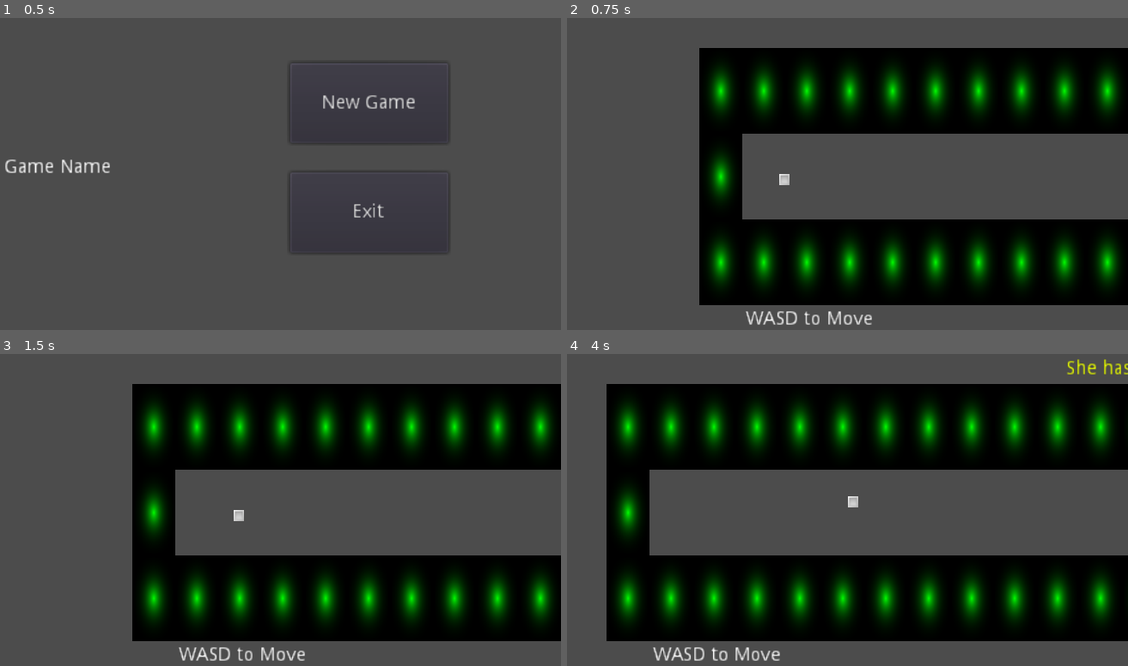
Above: before the commit, frames 1-4 (two rows, left to right).
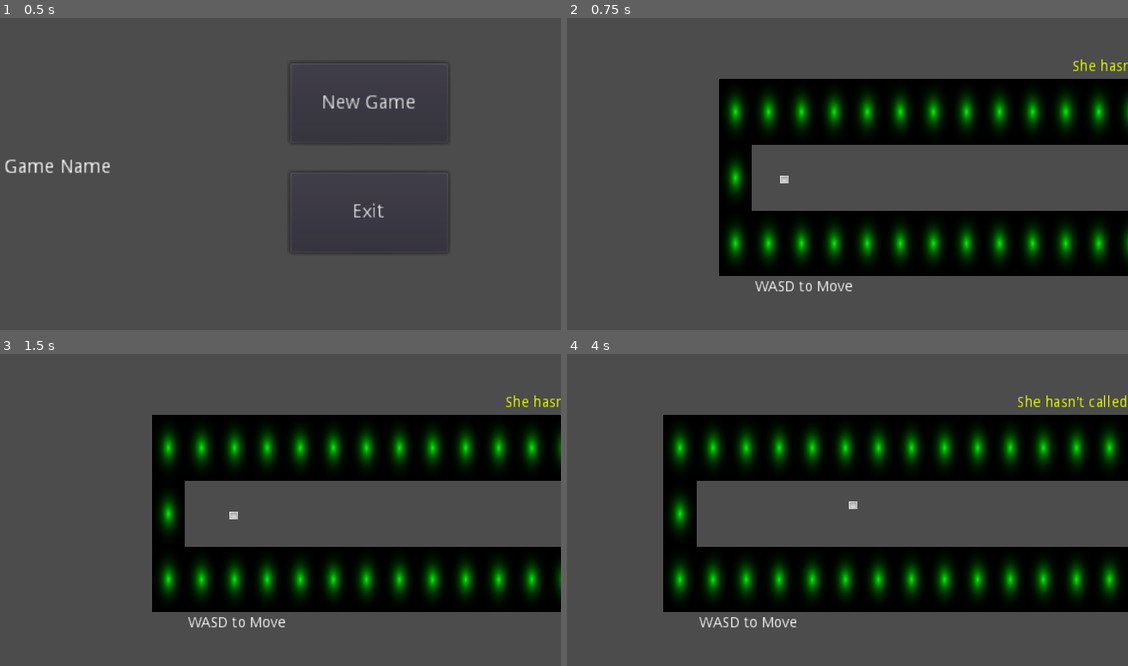
Above: after the commit, the same moments.

Repository: Screen-Punch/intd450
Game: Godot game, scene res://Levels/Main Menu.tscn
Same seed, same stepped clock (60 frames per second), same inputs: the game is played once before the commit and once after it.
Inputs:
- Up to frame 1 (0.5 s): no input
- Up to frame 2 (0.75 s): click "New Game" at 0.5 s
- Up to frame 3 (1.5 s): tap Enter at 1.25 s; hold Right (ui_right) from 1.28 s (still down)
- Up to frame 4 (4 s): release Right (ui_right) at 2.03 s; hold Down (ui_down) 2.03-2.78 s; tap Space at 2.75 s; hold Right (ui_right) 2.78-3.53 s; hold Up (ui_up) from 3.53 s (still down)

Frame 1 is identical in both runs. In frame 2, 35% of the frame differs, in the area x 23-100%, y 9-99%; in frame 3, 35%; in frame 4, 45%, in the area x 7-100%, y 1-99%.

Commit message:
Downsized large mirrors, blackened monster, slowed monster

Diff:
--- a/Levels/Level1-3.tscn
+++ b/Levels/Level1-3.tscn
@@ -1,16 +1,17 @@
-[gd_scene load_steps=7 format=2]
+[gd_scene load_steps=8 format=2]
 
 [ext_resource path="res://Scenes/tileset1.tres" type="TileSet" id=1]
 [ext_resource path="res://Scenes/player.tscn" type="PackedScene" id=2]
 [ext_resource path="res://Scenes/next_W.tscn" type="PackedScene" id=3]
 [ext_resource path="res://Scenes/Nav2D.tscn" type="PackedScene" id=4]
 [ext_resource path="res://Scenes/Monster.tscn" type="PackedScene" id=5]
+[ext_resource path="res://Scenes/Mirror.tscn" type="PackedScene" id=6]
 
 [sub_resource type="NavigationPolygon" id=1]
 
-vertices = PoolVector2Array( 364.568, 55.931, -533.282, 55.931, -527.84, -76.0257, 495.164, -70.5842, 495.164, 179.725, 364.568, 181.086, 685.617, 183.807, 689.698, 307.601, -527.84, 310.322, -527.84, 181.086 )
-polygons = [ PoolIntArray( 0, 1, 2, 3 ), PoolIntArray( 0, 3, 4, 5 ), PoolIntArray( 4, 6, 7, 8, 5 ), PoolIntArray( 5, 8, 9 ) ]
-outlines = [ PoolVector2Array( 495.164, -70.5842, 495.164, 179.725, 685.617, 183.807, 689.698, 307.601, -527.84, 310.322, -527.84, 181.086, 364.568, 181.086, 364.568, 55.931, -533.282, 55.931, -527.84, -76.0257 ) ]
+vertices = PoolVector2Array( 465.96, -49.6143, 462.96, 28.3859, -503.043, 22.3859, -504.043, -52.6143 )
+polygons = [ PoolIntArray( 0, 1, 2, 3 ) ]
+outlines = [ PoolVector2Array( 465.96, -49.6143, 462.96, 28.3859, -503.043, 22.3859, -504.043, -52.6143 ) ]
 
 [node name="Level1-3" type="Node2D"]
 
@@ -32,7 +33,7 @@
 collision_mask = 1
 occluder_light_mask = 1
 format = 1
-tile_data = PoolIntArray( -655361, 6, 0, -720896, 6, 0, -720 …(457 unchanged characters)…  0, -458740, 6, 0, -458739, 6, 0, -458736, 6, 0, -458735, 6, 0, -458734, 6, 0, - …(359 unchanged characters)…
+tile_data = PoolIntArray( -655361, 6, 0, -720896, 6, 0, -720 …(457 unchanged characters)…  0, -458740, 6, 0, -458739, 6, 0, -458738, 6, 0, -458737, 6, 0, -458736, 6, 0, -458735, 6, 0, -458734, 6, 0, - …(359 unchanged characters)…
 __meta__ = {
 "_edit_lock_": true
 }
@@ -82,3 +83,26 @@
 
 position = Vector2( 60.1268, -509.408 )
 SPEED = 130
+
+[node name="Mirror" parent="." index="5" instance=ExtResource( 6 )]
+
+editor/display_folded = true
+position = Vector2( 274.337, -551.669 )
+
+[node name="Area2D" parent="Mirror" index="2"]
+
+position = Vector2( 0.397217, 195.485 )
+scale = Vector2( 1, 5.16008 )
+
+[node name="Mirror2" parent="." index="6" instance=ExtResource( 6 )]
+
+position = Vector2( 637.607, -560.732 )
+
+[node name="Area2D" parent="Mirror2" index="2"]
+
+position = Vector2( 0.397217, 201.729 )
+scale = Vector2( 1, 5.3552 )
+
+
+[editable path="Mirror"]
+[editable path="Mirror2"]
--- a/Levels/Level1-4.tscn
+++ b/Levels/Level1-4.tscn
@@ -2,16 +2,16 @@
 
 [ext_resource path="res://Scenes/tileset1.tres" type="TileSet" id=1]
 [ext_resource path="res://Scenes/player.tscn" type="PackedScene" id=2]
-[ext_resource path="res://Scenes/Mirror.tscn" type="PackedScene" id=3]
-[ext_resource path="res://Scenes/next_W.tscn" type="PackedScene" id=4]
-[ext_resource path="res://Scenes/Nav2D.tscn" type="PackedScene" id=5]
-[ext_resource path="res://Scenes/Monster.tscn" type="PackedScene" id=6]
+[ext_resource path="res://Scenes/next_W.tscn" type="PackedScene" id=3]
+[ext_resource path="res://Scenes/Nav2D.tscn" type="PackedScene" id=4]
+[ext_resource path="res://Scenes/Monster.tscn" type="PackedScene" id=5]
+[ext_resource path="res://Scenes/Mirror.tscn" type="PackedScene" id=6]
 
 [sub_resource type="NavigationPolygon" id=1]
 
-vertices = PoolVector2Array( 192.9, 61.6497, -448.653, 64.9738, -446.437, -62.4505, 320.324, -69.0987, 321.432, 193.506, 642.763, -190.983, 767.971, -192.091, 761.323, 313.174, 643.871, 192.398, 194.008, 316.498, 191.792, 62.7577 )
-polygons = [ PoolIntArray( 0, 1, 2, 3 ), PoolIntArray( 0, 3, 4 ), PoolIntArray( 5, 6, 7, 8 ), PoolIntArray( 8, 7, 9, 4 ), PoolIntArray( 4, 9, 10, 0 ) ]
-outlines = [ PoolVector2Array( -446.437, -62.4505, 320.324, -69.0987, 321.432, 193.506, 643.871, 192.398, 642.763, -190.983, 767.971, -192.091, 761.323, 313.174, 194.008, 316.498, 191.792, 62.7577, 192.9, 61.6497, -448.653, 64.9738 ) ]
+vertices = PoolVector2Array( 192.9, 61.6497, -448.653, 64.9738, -446.437, -62.4505, 197.171, -56.7083, 642.763, -190.983, 767.971, -192.091, 761.323, 313.174, 643.871, 192.398, 194.008, 316.498, 321.432, 193.506, 191.792, 62.7577, 198.399, -192.988, 319.946, -191.76 )
+polygons = [ PoolIntArray( 0, 1, 2, 3 ), PoolIntArray( 4, 5, 6, 7 ), PoolIntArray( 7, 6, 8, 9 ), PoolIntArray( 9, 8, 10, 0 ), PoolIntArray( 3, 11, 12, 9 ), PoolIntArray( 0, 3, 9 ) ]
+outlines = [ PoolVector2Array( -446.437, -62.4505, 197.171, -56.7083, 198.399, -192.988, 319.946, -191.76, 321.432, 193.506, 643.871, 192.398, 642.763, -190.983, 767.971, -192.091, 761.323, 313.174, 194.008, 316.498, 191.792, 62.7577, 192.9, 61.6497, -448.653, 64.9738 ) ]
 
 [node name="Level1-4" type="Node2D"]
 
@@ -42,35 +42,12 @@
 
 position = Vector2( -179.511, 0 )
 
-[node name="Mirror" parent="." index="2" instance=ExtResource( 3 )]
-
-editor/display_folded = true
-position = Vector2( 258.037, -126.936 )
-scale = Vector2( 1.96528, 1.84629 )
-
-[node name="Area2D" parent="Mirror" index="2"]
-
-position = Vector2( 0.397217, 135 )
-scale = Vector2( 1, 3.26991 )
-
-[node name="Mirror2" parent="." index="3" instance=ExtResource( 3 )]
-
-editor/display_folded = true
-position = Vector2( 816.055, 256.341 )
-rotation = 1.57087
-scale = Vector2( 1.96528, 1.84629 )
-
-[node name="Area2D" parent="Mirror2" index="2"]
-
-position = Vector2( 0.397217, 183.387 )
-scale = Vector2( 1, 4.78201 )
-
-[node name="next_W" parent="." index="4" instance=ExtResource( 4 )]
+[node name="next_W" parent="." index="2" instance=ExtResource( 3 )]
 
 position = Vector2( 701.06, -131.162 )
 next_world = "res://Levels/Level1-5.tscn"
 
-[node name="Label" type="Label" parent="." index="5"]
+[node name="Label" type="Label" parent="." index="3"]
 
 modulate = Color( 0.546875, 0.893799, 1, 1 )
 anchor_left = 0.0
@@ -96,17 +73,39 @@
 max_lines_visible = -1
 _sections_unfolded = [ "Rect", "Visibility" ]
 
-[node name="Nav2D" parent="." index="6" instance=ExtResource( 5 )]
+[node name="Nav2D" parent="." index="4" instance=ExtResource( 4 )]
 
-[node name="Monster" parent="Nav2D" index="0" instance=ExtResource( 6 )]
+[node name="Monster" parent="Nav2D" index="0" instance=ExtResource( 5 )]
 
 position = Vector2( -386.781, 7.40253 )
+SPEED = 180
 
 [node name="NavigationPolygonInstance" type="NavigationPolygonInstance" parent="Nav2D" index="1"]
 
 navpoly = SubResource( 1 )
 enabled = true
 
+[node name="Mirror" parent="." index="5" instance=ExtResource( 6 )]
+
+editor/display_folded = true
+position = Vector2( 255.37, -124.002 )
+
+[node name="Area2D" parent="Mirror" index="2"]
+
+position = Vector2( 0.397217, 234.217 )
+scale = Vector2( 1, 6.37046 )
+
+[node name="Mirror2" parent="." index="6" instance=ExtResource( 6 )]
+
+position = Vector2( 798.033, 262.737 )
+rotation = 1.5708
+_sections_unfolded = [ "Collision", "Transform", "Visibility" ]
+
+[node name="Area2D" parent="Mirror2" index="2"]
+
+position = Vector2( 0.397217, 311.929 )
+scale = Vector2( 1, 8.79894 )
+
 
 [editable path="Mirror"]
 [editable path="Mirror2"]
--- a/Levels/Level1-5.tscn
+++ b/Levels/Level1-5.tscn
@@ -9,9 +9,9 @@
 
 [sub_resource type="NavigationPolygon" id=1]
 
-vertices = PoolVector2Array( 384.648, -127.855, 510.08, -133.517, 572.658, -130.796, 572.658, -69.5789, 508.72, -66.8581, 568.577, -447.764, 572.432, -257.636, 514.814, -259.852, 382.205, -451.845, 768.343, 256.474, -451.098, 257.982, -445.995, 124.146, 512.033, 192.451, -321.111, -325.33, -382.328, -325.33, -380.968, -385.187, -318.39, -385.187, 642.781, 197.991, 642.037, -257.311, 765.831, -257.311, -317.03, -513.062, 382.205, -511.702, 374.097, -249.95, -191.157, -249.95, 508.72, -192.013, -319.237, -191.52, -194.172, -129.363, -383.503, -0.93811, -383.503, -188.196, 382.15, 3.49405, 377.532, 124.146 )
-polygons = [ PoolIntArray( 0, 1, 2, 3, 4 ), PoolIntArray( 5, 6, 7, 8 ), PoolIntArray( 9, 10, 11, 12 ), PoolIntArray( 13, 14, 15, 16 ), PoolIntArray( 17, 18, 19, 9 ), PoolIntArray( 16, 20, 21, 8, 22, 23 ), PoolIntArray( 24, 1, 0, 22 ), PoolIntArray( 7, 24, 22, 8 ), PoolIntArray( 25, 13, 16, 23, 26 ), PoolIntArray( 27, 28, 25, 26 ), PoolIntArray( 29, 27, 26, 0, 4 ), PoolIntArray( 29, 4, 12, 30 ), PoolIntArray( 11, 30, 12 ), PoolIntArray( 9, 12, 17 ) ]
-outlines = [ PoolVector2Array( -445.995, 124.146, 377.532, 124.146, 382.15, 3.49405, -383.503, -0.93811, -383.503, -188.196, -319.237, -191.52, -321.111, -325.33, -382.328, -325.33, -380.968, -385.187, -318.39, -385.187, -317.03, -513.062, 382.205, -511.702, 382.205, -451.845, 568.577, -447.764, 572.432, -257.636, 514.814, -259.852, 508.72, -192.013, 510.08, -133.517, 572.658, -130.796, 572.658, -69.5789, 508.72, -66.8581, 512.033, 192.451, 642.781, 197.991, 642.037, -257.311, 765.831, -257.311, 768.343, 256.474, -451.098, 257.982 ), PoolVector2Array( -191.157, -249.95, 374.097, -249.95, 384.648, -127.855, -194.172, -129.363 ) ]
+vertices = PoolVector2Array( 768.343, 256.474, -451.098, 257.982, -445.995, 124.146, 512.033, 192.451, -196.311, -319.313, -251.559, -320.541, -249.104, -384.383, -191.4, -386.839, 382.205, -451.845, 568.577, -447.764, 573.483, -192.855, 508.72, -192.013, 384.069, -250.032, 642.781, 197.991, 642.037, -257.311, 765.831, -257.311, -187.717, -448.226, -192.628, -257.926, 377.532, 124.146, 508.72, -66.8581 )
+polygons = [ PoolIntArray( 0, 1, 2, 3 ), PoolIntArray( 4, 5, 6, 7 ), PoolIntArray( 8, 9, 10, 11, 12 ), PoolIntArray( 13, 14, 15, 0 ), PoolIntArray( 7, 16, 8, 12 ), PoolIntArray( 12, 17, 4, 7 ), PoolIntArray( 18, 12, 11, 19 ), PoolIntArray( 18, 19, 3 ), PoolIntArray( 2, 18, 3 ), PoolIntArray( 0, 3, 13 ) ]
+outlines = [ PoolVector2Array( -445.995, 124.146, 377.532, 124.146, 384.069, -250.032, -192.628, -257.926, -196.311, -319.313, -251.559, -320.541, -249.104, -384.383, -191.4, -386.839, -187.717, -448.226, 382.205, -451.845, 568.577, -447.764, 573.483, -192.855, 508.72, -192.013, 508.72, -66.8581, 512.033, 192.451, 642.781, 197.991, 642.037, -257.311, 765.831, -257.311, 768.343, 256.474, -451.098, 257.982 ) ]
 
 [node name="Level1-5" type="Node2D" index="0"]
 
@@ -35,7 +35,7 @@
 collision_mask = 1
 occluder_light_mask = 1
 format = 1
-tile_data = PoolIntArray( -524293, 3, 0, -524292, 3, 0, -524291, 3, 0, -524290, 3, 0, -524289, 3, 0, -589824, 3, 0, -589823, 3, 0, -589822, 3, 0, -589821, 3, 0, -589820, 3, 0, -589819, 3, 0, -589818, 3, 0, -589817, 3, 0, -589816, 3, 0, -589815, 3, 0, -458759, 3, 0, -458758, 3, 0, -458743, 3, 0, -327687, 3, 0, -393206, 3, 0, -393205, 3, 0, -393204, 3, 0, -262150, 3, 0, -327671, 3, 0, -196615, 3, 0, -196611, 3, 0, -196610, 3, 0, -196609, 3, 0, -262144, 3, 0, -262143, 3, 0, -262142, 3, 0, -262141, 3, 0, -262140, 3, 0, -262139, 3, 0, -262136, 3, 0, -262132, 3, 0, -196599, 3, 0, -65543, 3, 0, -131060, 3, 0, -65528, 3, 0, -65 …(527 unchanged characters)…
+tile_data = PoolIntArray( -524291, 3, 0, -524290, 3, 0, -524289, 3, 0, -589824, 3, 0, -589823, 3, 0, -589822, 3, 0, -589821, 3, 0, -589820, 3, 0, -589819, 3, 0, -589818, 3, 0, -589817, 3, 0, -589816, 3, 0, -589815, 3, 0, -458757, 3, 0, -458756, 3, 0, -458743, 3, 0, -327685, 3, 0, -393206, 3, 0, -393205, 3, 0, -393204, 3, 0, -262148, 3, 0, -327671, 3, 0, -196611, 3, 0, -196610, 3, 0, -196609, 3, 0, -262144, 3, 0, -262143, 3, 0, -262142, 3, 0, -262141, 3, 0, -262140, 3, 0, -262139, 3, 0, -262132, 3, 0, -196600, 3, 0, -196599, 3, 0, -131067, 3, 0, -131060, 3, 0, -65528, 3, 0, -65 …(527 unchanged characters)…
 __meta__ = {
 "_edit_lock_": true
 }
@@ -56,10 +56,10 @@
 anchor_top = 0.0
 anchor_right = 0.0
 anchor_bottom = 0.0
-margin_left = -69.0
-margin_top = -243.0
-margin_right = 63.0
-margin_bottom = -229.0
+margin_left = 63.0
+margin_top = -246.0
+margin_right = 195.0
+margin_bottom = -232.0
 rect_scale = Vector2( 2, 2 )
 rect_pivot_offset = Vector2( 0, 0 )
 rect_clip_content = false
@@ -78,6 +78,7 @@
 [node name="Monster" parent="Nav2D" index="0" instance=ExtResource( 5 )]
 
 position = Vector2( -379.165, 174.054 )
+SPEED = 180
 
 [node name="NavigationPolygonInstance" type="NavigationPolygonInstance" parent="Nav2D" index="1"]
 
@@ -87,28 +88,16 @@
 [node name="Mirror" parent="." index="5" instance=ExtResource( 6 )]
 
 editor/display_folded = true
-position = Vector2( -350.74, -355.75 )
+position = Vector2( -216.916, -355.75 )
 rotation = -1.5708
 _sections_unfolded = [ "Collision", "Transform", "Visibility" ]
 
 [node name="Area2D" parent="Mirror" index="2"]
 
-position = Vector2( 0.397217, 474.812 )
-scale = Vector2( 1, 13.889 )
+position = Vector2( 0.397217, 409.154 )
+scale = Vector2( 1, 11.8372 )
 
-[node name="Mirror2" parent="." index="6" instance=ExtResource( 6 )]
-
-editor/display_folded = true
-position = Vector2( 542.811, -96.8709 )
-rotation = 1.5708
-_sections_unfolded = [ "Collision", "Transform", "Visibility" ]
-
-[node name="Area2D" parent="Mirror2" index="2"]
-
-position = Vector2( 0.397217, 474.035 )
-scale = Vector2( 1, 13.9133 )
-
-[node name="Mirror3" parent="." index="7" instance=ExtResource( 6 )]
+[node name="Mirror3" parent="." index="6" instance=ExtResource( 6 )]
 
 editor/display_folded = true
 position = Vector2( 474.915, 290.548 )
@@ -122,5 +111,4 @@
 
 
 [editable path="Mirror"]
-[editable path="Mirror2"]
 [editable path="Mirror3"]
--- a/Levels/Main Menu.tscn
+++ b/Levels/Main Menu.tscn
@@ -2,7 +2,7 @@
 
 [ext_resource path="res://Scripts/Main Menu.gd" type="Script" id=1]
 
-[node name="Main Menu" type="Control" index="0"]
+[node name="Main Menu" type="Control"]
 
 anchor_left = 0.0
 anchor_top = 0.0
--- a/Scenes/Monster.tscn
+++ b/Scenes/Monster.tscn
@@ -17,7 +17,7 @@
 collision_mask = 1
 collision/safe_margin = 0.08
 script = ExtResource( 1 )
-SPEED = 200
+SPEED = 180
 
 [node name="CollisionShape2D" type="CollisionShape2D" parent="." index="0"]
 
@@ -25,4 +25,6 @@
 
 [node name="Sprite" type="Sprite" parent="." index="1"]
 
+modulate = Color( 0, 0, 0, 1 )
 texture = ExtResource( 2 )
+_sections_unfolded = [ "Visibility" ]
--- a/Scenes/player.tscn
+++ b/Scenes/player.tscn
@@ -3,7 +3,6 @@
 [ext_resource path="res://Scripts/player.gd" type="Script" id=1]
 [ext_resource path="res://Art/player.png" type="Texture" id=2]
 [ext_resource path="res://Scripts/Shaker.gd" type="Script" id=3]
-
 
 [sub_resource type="RectangleShape2D" id=1]
 
@@ -36,7 +35,7 @@
 anchor_mode = 1
 rotating = false
 current = true
-zoom = Vector2( 1, 1 )
+zoom = Vector2( 1.3, 1.3 )
 limit_left = -10000000
 limit_top = -10000000
 limit_right = 10000000
--- a/Scripts/Monster.gd
+++ b/Scripts/Monster.gd
@@ -1,6 +1,6 @@
 extends KinematicBody2D
 
-export (int) var SPEED = 200
+export (int) var SPEED = 180
 var target
 var velocity
 onready var Nav2D = get_node("../")
